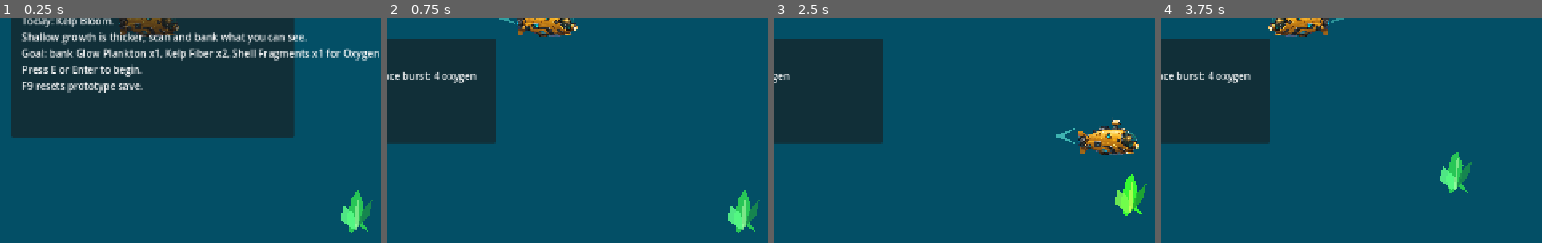
Above: before the commit, frames 1-4 (left to right).
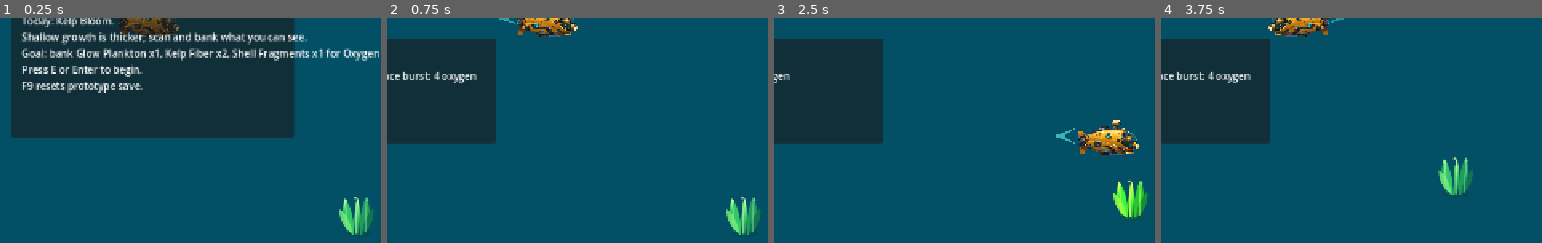
Above: after the commit, the same moments.

Repository: joeypshell/OceanGame
Game: Godot game, scene res://scenes/Main.tscn
The game is run twice, just before and just after one commit, with the same random seed, the same clock (stepped at 60 frames per second) and the same inputs.
Inputs:
- Up to frame 1 (0.25 s): no input
- Up to frame 2 (0.75 s): tap Enter at 0.5 s; hold D (move_right) from 0.53 s (still down); tap E (interact) at 0.6 s
- Up to frame 3 (2.5 s): release D (move_right) at 1.28 s; hold S (move_down) 1.28-2.03 s; tap F (scan) at 1.35 s; hold D (move_right) from 2.03 s (still down); tap E (interact) at 2.1 s
- Up to frame 4 (3.75 s): release D (move_right) at 2.78 s; hold Space (burst_thruster) 2.78-3.53 s; tap F (scan) at 2.85 s; tap R (restart_dive) at 3.5 s; hold A (move_left) from 3.53 s (still down); tap E (interact) at 3.6 s
The pictures show only the part of the screen within x 32-82%, y 24-74%; the shares and areas given below are measured in that part.

The runs differ from the first frame. In frame 1, 0.9% of the frame differs, in the area x 88-98%, y 76-97%; in frame 2, 0.9%; in frame 3, 1.0%, in the area x 88-98%, y 69-90%; in frame 4, 1.0%.

Commit message:
Resolve #184 kelp fiber sprite asset

Diff:
--- /dev/null
+++ b/assets/exports/sprites/resource_kelp_fiber_sprite_v1.svg
@@ -0,0 +1,25 @@
+<svg xmlns="http://www.w3.org/2000/svg" width="96" height="96" viewBox="0 0 96 96">
+  <defs>
+    <linearGradient id="blade" x1="0" y1="0" x2="0" y2="1">
+      <stop offset="0%" stop-color="#8dff83"/>
+      <stop offset="58%" stop-color="#24b85c"/>
+      <stop offset="100%" stop-color="#0b6f48"/>
+    </linearGradient>
+    <linearGradient id="edge" x1="0" y1="0" x2="1" y2="1">
+      <stop offset="0%" stop-color="#d8ffc0" stop-opacity="0.9"/>
+      <stop offset="100%" stop-color="#52df8a" stop-opacity="0.2"/>
+    </linearGradient>
+  </defs>
+  <ellipse cx="49" cy="80" rx="25" ry="7" fill="#073f36" opacity="0.34"/>
+  <path d="M45 83 C42 66, 42 45, 48 18 C55 33, 54 57, 50 84 Z" fill="url(#blade)"/>
+  <path d="M37 82 C24 66, 18 43, 26 18 C37 32, 43 56, 43 84 Z" fill="#31c667"/>
+  <path d="M58 82 C70 62, 74 38, 65 15 C55 34, 51 58, 53 84 Z" fill="#1f9d5a"/>
+  <path d="M32 76 C22 66, 16 53, 17 39 C29 46, 36 61, 40 81 Z" fill="#72eb77" opacity="0.88"/>
+  <path d="M64 77 C74 66, 79 52, 77 36 C66 46, 59 62, 56 82 Z" fill="#0f774f" opacity="0.94"/>
+  <path d="M47 81 C47 62, 47 41, 49 21" fill="none" stroke="#d4ffc8" stroke-width="3" stroke-linecap="round" opacity="0.62"/>
+  <path d="M31 78 C30 60, 28 40, 27 22" fill="none" stroke="url(#edge)" stroke-width="3" stroke-linecap="round"/>
+  <path d="M63 78 C63 60, 65 38, 65 18" fill="none" stroke="#b8ffd0" stroke-width="3" stroke-linecap="round" opacity="0.38"/>
+  <circle cx="28" cy="24" r="3" fill="#b9ff90" opacity="0.75"/>
+  <circle cx="66" cy="22" r="2.5" fill="#7cf5aa" opacity="0.7"/>
+  <circle cx="45" cy="18" r="2.5" fill="#e5ffb8" opacity="0.66"/>
+</svg>
--- /dev/null
+++ b/assets/source/sprites/resource_kelp_fiber_sprite_v1.svg
@@ -0,0 +1,25 @@
+<svg xmlns="http://www.w3.org/2000/svg" width="96" height="96" viewBox="0 0 96 96">
+  <defs>
+    <linearGradient id="blade" x1="0" y1="0" x2="0" y2="1">
+      <stop offset="0%" stop-color="#8dff83"/>
+      <stop offset="58%" stop-color="#24b85c"/>
+      <stop offset="100%" stop-color="#0b6f48"/>
+    </linearGradient>
+    <linearGradient id="edge" x1="0" y1="0" x2="1" y2="1">
+      <stop offset="0%" stop-color="#d8ffc0" stop-opacity="0.9"/>
+      <stop offset="100%" stop-color="#52df8a" stop-opacity="0.2"/>
+    </linearGradient>
+  </defs>
+  <ellipse cx="49" cy="80" rx="25" ry="7" fill="#073f36" opacity="0.34"/>
+  <path d="M45 83 C42 66, 42 45, 48 18 C55 33, 54 57, 50 84 Z" fill="url(#blade)"/>
+  <path d="M37 82 C24 66, 18 43, 26 18 C37 32, 43 56, 43 84 Z" fill="#31c667"/>
+  <path d="M58 82 C70 62, 74 38, 65 15 C55 34, 51 58, 53 84 Z" fill="#1f9d5a"/>
+  <path d="M32 76 C22 66, 16 53, 17 39 C29 46, 36 61, 40 81 Z" fill="#72eb77" opacity="0.88"/>
+  <path d="M64 77 C74 66, 79 52, 77 36 C66 46, 59 62, 56 82 Z" fill="#0f774f" opacity="0.94"/>
+  <path d="M47 81 C47 62, 47 41, 49 21" fill="none" stroke="#d4ffc8" stroke-width="3" stroke-linecap="round" opacity="0.62"/>
+  <path d="M31 78 C30 60, 28 40, 27 22" fill="none" stroke="url(#edge)" stroke-width="3" stroke-linecap="round"/>
+  <path d="M63 78 C63 60, 65 38, 65 18" fill="none" stroke="#b8ffd0" stroke-width="3" stroke-linecap="round" opacity="0.38"/>
+  <circle cx="28" cy="24" r="3" fill="#b9ff90" opacity="0.75"/>
+  <circle cx="66" cy="22" r="2.5" fill="#7cf5aa" opacity="0.7"/>
+  <circle cx="45" cy="18" r="2.5" fill="#e5ffb8" opacity="0.66"/>
+</svg>
--- a/scenes/Main.tscn
+++ b/scenes/Main.tscn
@@ -13,6 +13,7 @@
 [ext_resource type="Texture2D" path="res://assets/sprites/base/research_boat_clean.png" id="11_research_boat"]
 [ext_resource type="Texture2D" path="res://assets/exports/sprites/resource_glow_plankton_sprite_v1.svg" id="12_glow_plankton_sprite"]
 [ext_resource type="PackedScene" path="res://scenes/readability/PressureGateVisuals.tscn" id="13_pressure_gate_visuals"]
+[ext_resource type="Texture2D" path="res://assets/exports/sprites/resource_kelp_fiber_sprite_v1.svg" id="14_kelp_fiber_sprite"]
 
 [sub_resource type="CircleShape2D" id="CircleShape2D_base_zone"]
 radius = 96.0
@@ -893,8 +894,10 @@
 [node name="SpriteAnchor" type="Node2D" parent="ResourcePickups/KelpFiber"]
 
 [node name="Sprite" type="Sprite2D" parent="ResourcePickups/KelpFiber/SpriteAnchor"]
+texture = ExtResource("14_kelp_fiber_sprite")
 
 [node name="FallbackVisual" type="Node2D" parent="ResourcePickups/KelpFiber"]
+visible = false
 
 [node name="Visual" type="Polygon2D" parent="ResourcePickups/KelpFiber/FallbackVisual"]
 color = Color(0.16, 0.78, 0.34, 1)
--- a/tests/logic_tests.gd
+++ b/tests/logic_tests.gd
@@ -403,6 +403,11 @@
 	_expect(glow_sprite.texture != null, "Glow Plankton should use the first exported source asset sprite")
 	_expect(not glow_fallback.visible, "Glow Plankton polygon fallback should be hidden while the sprite asset is active")
 
+	var kelp_sprite := main.get_node("ResourcePickups/KelpFiber/SpriteAnchor/Sprite") as Sprite2D
+	var kelp_fallback := main.get_node("ResourcePickups/KelpFiber/FallbackVisual") as Node2D
+	_expect(kelp_sprite.texture != null, "Kelp Fiber should use the first exported source asset sprite")
+	_expect(not kelp_fallback.visible, "Kelp Fiber polygon fallback should be hidden while the sprite asset is active")
+
 	main.free()
 
 func _test_landmark_region_identity_metadata() -> void:
Not shown, added: assets/licenses/resource_kelp_fiber_sprite_v1.txt
Not shown: 1 places in scenes/Main.tscn that only renumber resources
Not shown, changed: docs/current/GAMEPLAY.md
